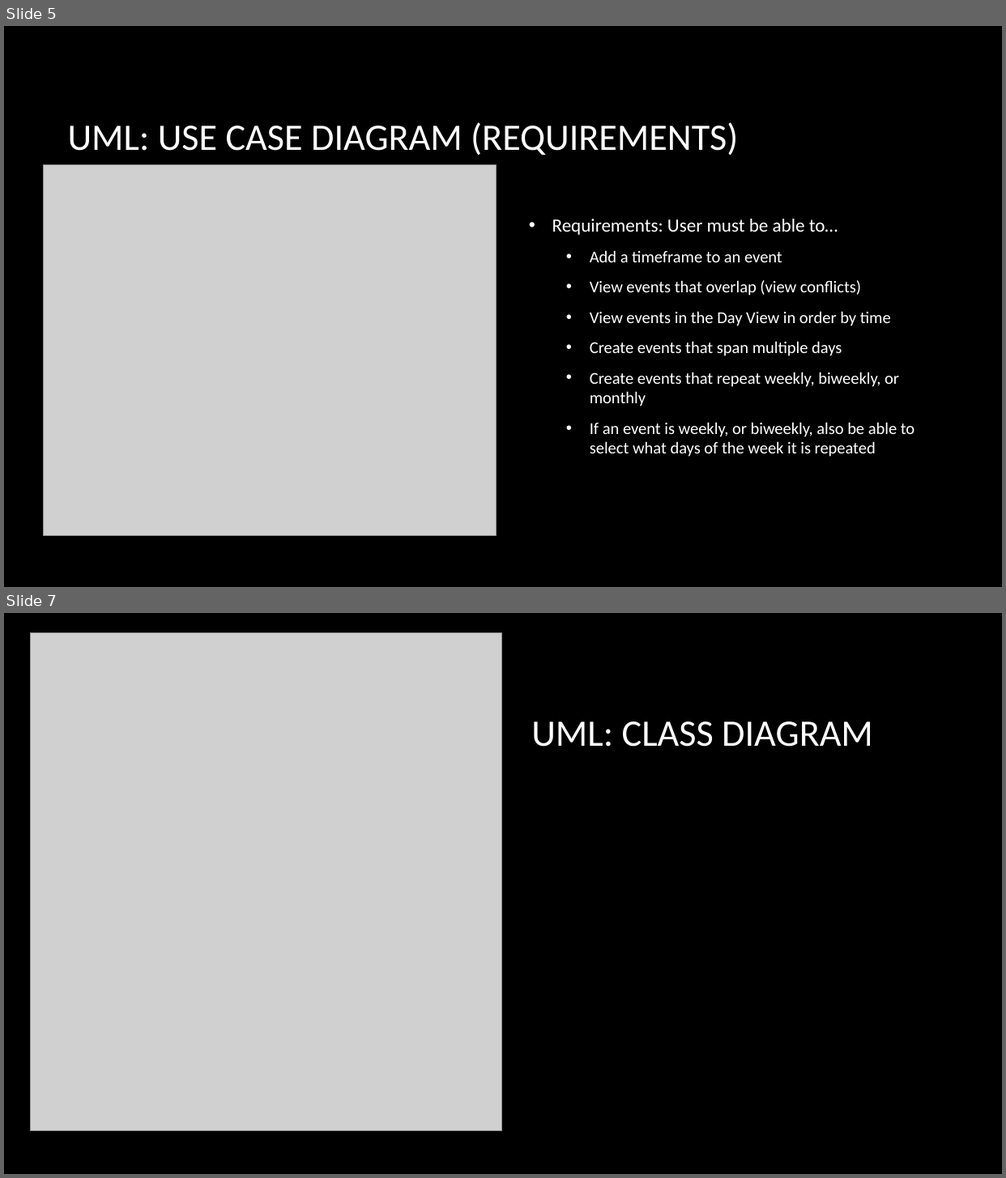
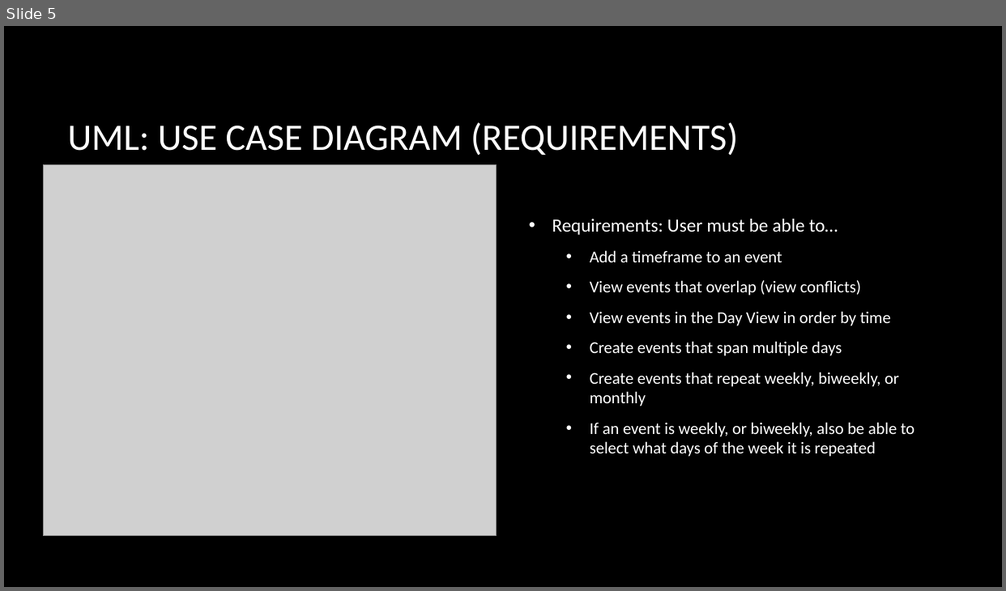
Before and after one commit to StephenWFulton/JavaCalendar, a slide deck: Project2Presentation.pptx. Shown one above the other, each under a label of ours: slides 5 and 7 before the commit, slide 5 after it; the slides between them are not shown. The pictures are 1006x1178 and 1006x591 pixels, drawn with LibreOffice and Linux fonts; fonts in the diff are those of the drawing; grey boxes stand for pictures; background and template pictures are left out. Boxes give left, top, right and bottom in pixels: in the first picture for what was removed or moved away, otherwise in the second. Text is boxed around its words. In the diff, an @@ line names an element or a change of style, - is before the commit and + after.

```diff
--- a/Project2Presentation.pptx
+++ b/Project2Presentation.pptx
@@ slide 7 removed at (4,613,1002,1174), background picture (left out) @@
@@ picture removed at (30,633,503,1131) @@
@@ title removed at (531,722,873,747) @@
-UML: CLASS DIAGRAM
```
Also in this commit, not shown: 2 slides changed, 4 slides added, 4 other slides removed, 59 other files.
